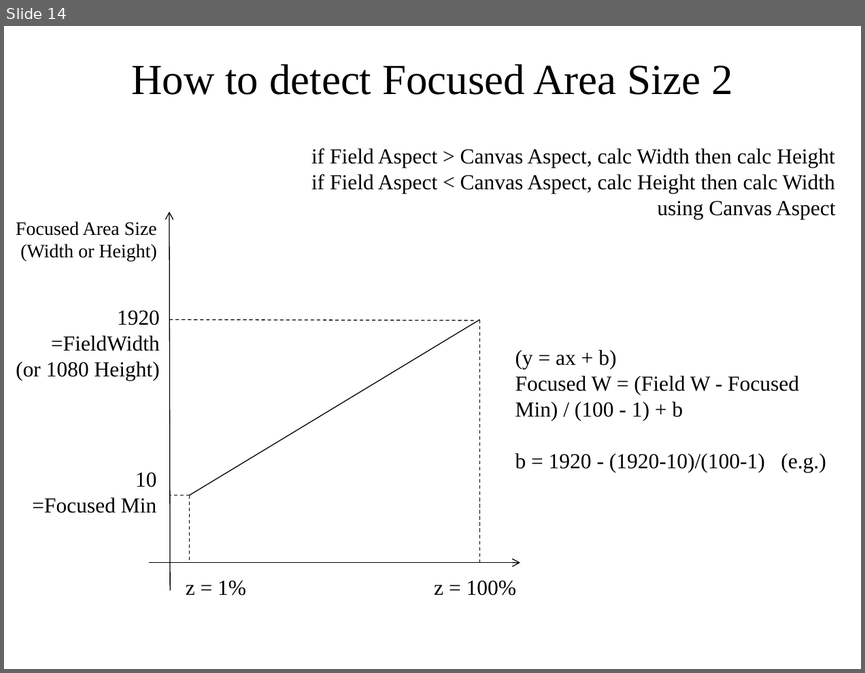
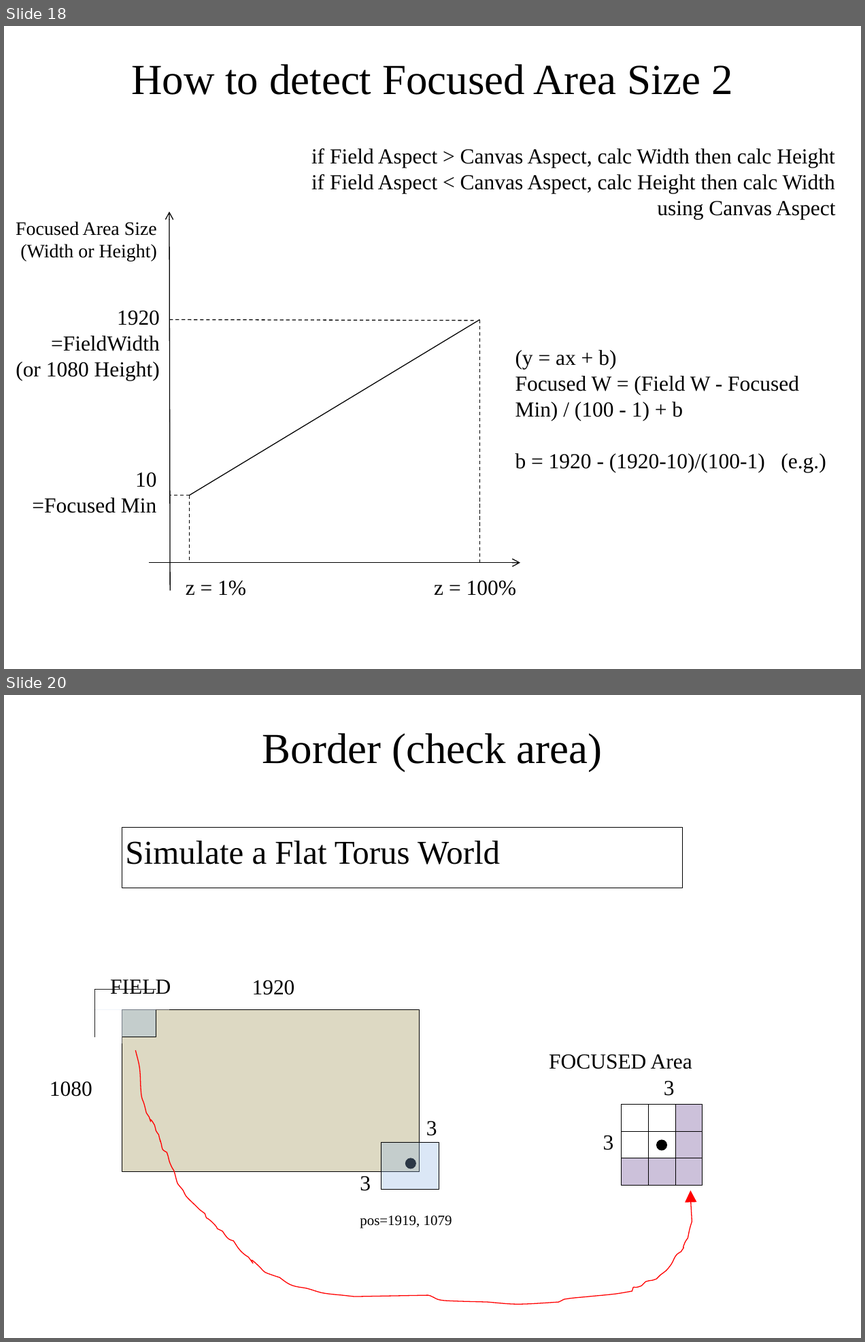
Before and after one commit to iwatake2222/LifeGame, a slide deck: LifeGameDesignDocument.pptx. Shown one above the other, each under a label of ours: slide 14 before the commit, slides 18 and 20 after it; the slides between them are not shown. The pictures are 865x673 and 865x1342 pixels, drawn with LibreOffice and Linux fonts; fonts in the diff are those of the drawing. Boxes give left, top, right and bottom in pixels: in the first picture for what was removed or moved away, otherwise in the second. Text is boxed around its words. In the diff, an @@ line names an element or a change of style, - is before the commit and + after.

```diff
--- a/LifeGameDesignDocument.pptx
+++ b/LifeGameDesignDocument.pptx
@@ slide 20 added at (x1=4, y1=695, x2=861, y2=1338), background #FFFFFF @@
@@ text added at (x1=262, y1=733, x2=602, y2=771), 36 pt, text #000000 @@
+Border (check area)
@@ rectangle added at (x1=122, y1=828, x2=683, y2=889), fill #FFFFFF, outline #000000 0.5 pt, 28 pt, text #000000 @@
+Simulate a Flat Torus World
@@ text added at (x1=110, y1=979, x2=171, y2=994), 18 pt, text #000000 @@
+FIELD
@@ text added at (x1=252, y1=980, x2=295, y2=995), 18 pt, text #000000 @@
+1920
@@ rectangle added at (x1=95, y1=989, x2=156, y2=1037), fill #8EB4E3 at 31% opacity, outline #000000 0.5 pt @@
@@ rectangle added at (x1=95, y1=989, x2=169, y2=1011), fill #FFFFFF @@
@@ rectangle added at (x1=95, y1=1009, x2=122, y2=1043), fill #FFFFFF @@
@@ rectangle added at (x1=122, y1=1009, x2=419, y2=1172), fill #DDD9C3, outline #000000 0.5 pt @@
@@ freeform shape added at (x1=136, y1=1050, x2=692, y2=1304), outline #FF0000 0.75 pt @@
@@ text added at (x1=549, y1=1054, x2=692, y2=1069), 18 pt, text #000000 @@
+FOCUSED Area
@@ text added at (x1=50, y1=1081, x2=92, y2=1096), 18 pt, text #000000 @@
+1080
@@ text added at (x1=664, y1=1081, x2=674, y2=1096), 18 pt, text #000000 @@
+3
@@ text added at (x1=426, y1=1121, x2=437, y2=1136), 18 pt, text #000000 @@
+3
@@ rectangle added at (x1=621, y1=1104, x2=647, y2=1130), fill #FFFFFF, outline #000000 0.5 pt @@
@@ rectangle added at (x1=649, y1=1104, x2=675, y2=1130), fill #FFFFFF, outline #000000 0.5 pt @@
@@ rectangle added at (x1=675, y1=1104, x2=702, y2=1130), fill #CCC1DA, outline #000000 0.5 pt @@
@@ rectangle added at (x1=381, y1=1141, x2=439, y2=1189), fill #8EB4E3 at 31% opacity, outline #000000 0.5 pt @@
@@ text added at (x1=603, y1=1135, x2=614, y2=1150), 18 pt, text #000000 @@
+3
@@ rectangle added at (x1=621, y1=1131, x2=647, y2=1157), fill #FFFFFF, outline #000000 0.5 pt @@
@@ rectangle added at (x1=649, y1=1131, x2=675, y2=1157), fill #FFFFFF, outline #000000 0.5 pt @@
@@ ellipse added at (x1=656, y1=1140, x2=666, y2=1150), fill #000000, outline #000000 0.5 pt @@
@@ rectangle added at (x1=675, y1=1131, x2=702, y2=1157), fill #CCC1DA, outline #000000 0.5 pt @@
@@ ellipse added at (x1=406, y1=1157, x2=416, y2=1168), fill #000000, outline #000000 0.5 pt @@
@@ rectangle added at (x1=621, y1=1157, x2=647, y2=1184), fill #CCC1DA, outline #000000 0.5 pt @@
@@ rectangle added at (x1=649, y1=1157, x2=675, y2=1184), fill #CCC1DA, outline #000000 0.5 pt @@
@@ rectangle added at (x1=675, y1=1157, x2=702, y2=1184), fill #CCC1DA, outline #000000 0.5 pt @@
@@ text added at (x1=360, y1=1176, x2=371, y2=1191), 18 pt, text #000000 @@
+3
@@ text added at (x1=360, y1=1215, x2=452, y2=1227), 12 pt, text #000000 @@
+pos=1919, 1079
@@ what was slide 14 is now slide 18 @@
```
Also in this commit, not shown: 7 slides changed, 4 other slides added, 19 other files.
